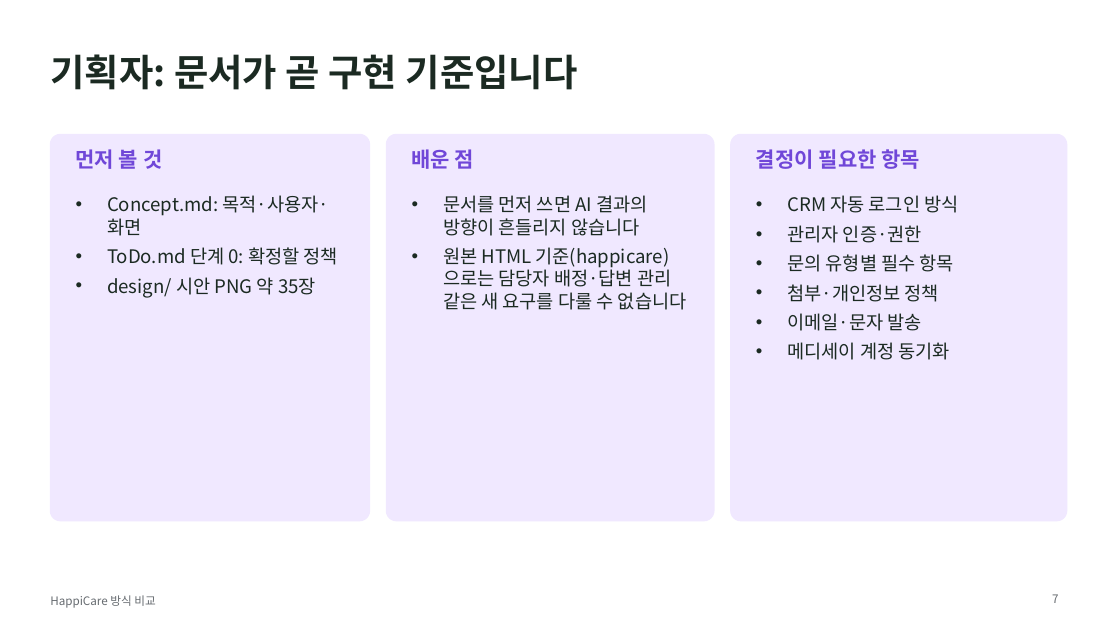
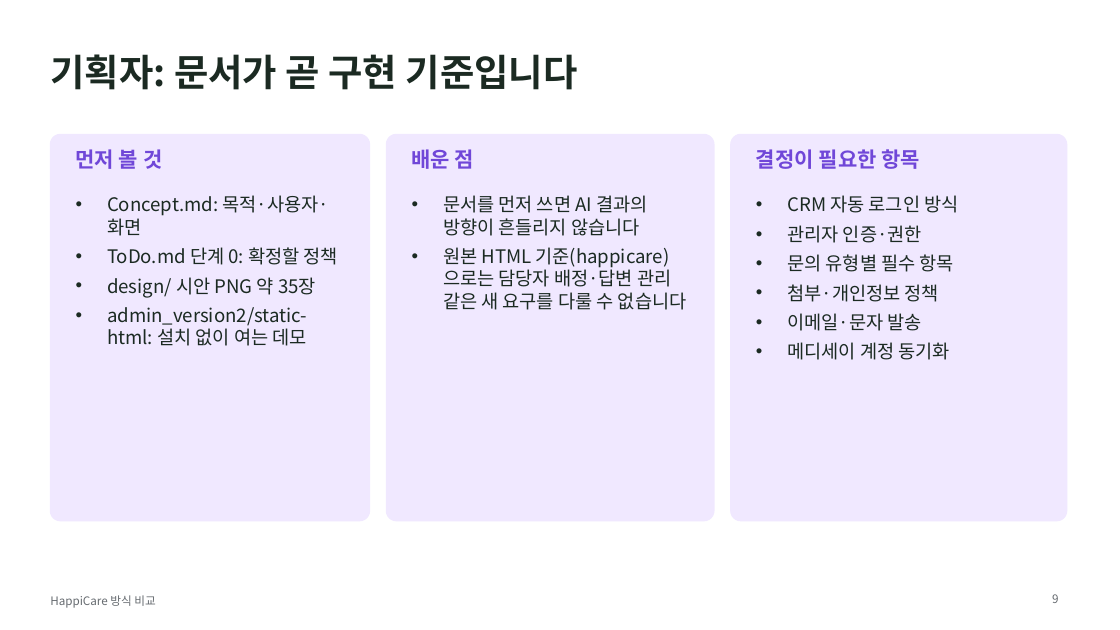
Before and after one commit to huynsolm/customer, a slide deck: slide 9 of happicare-presentation/HappiCare_방식비교_팀발표.pptx (slide 7 before the commit). Drawn at 1120x630 pixels with LibreOffice and Linux fonts; fonts in the diff are those of the drawing. Boxes give left, top, right and bottom in pixels: in the first picture for what was removed or moved away, otherwise in the second. Text is boxed around its words. In the diff, an @@ line names an element or a change of style, - is before the commit and + after.

```diff
--- a/happicare-presentation/HappiCare_방식비교_팀발표.pptx
+++ b/happicare-presentation/HappiCare_방식비교_팀발표.pptx
@@ text at [107,307,307,346]: paragraph added @@
+• admin_version2/static-html: 설치 없이 여는 데모
@@ page number at [1052,594,1058,603]: text changed @@
-7
+9
```
Also in this commit, not shown: 4 other slides changed, 2 slides added, 2 other files.
